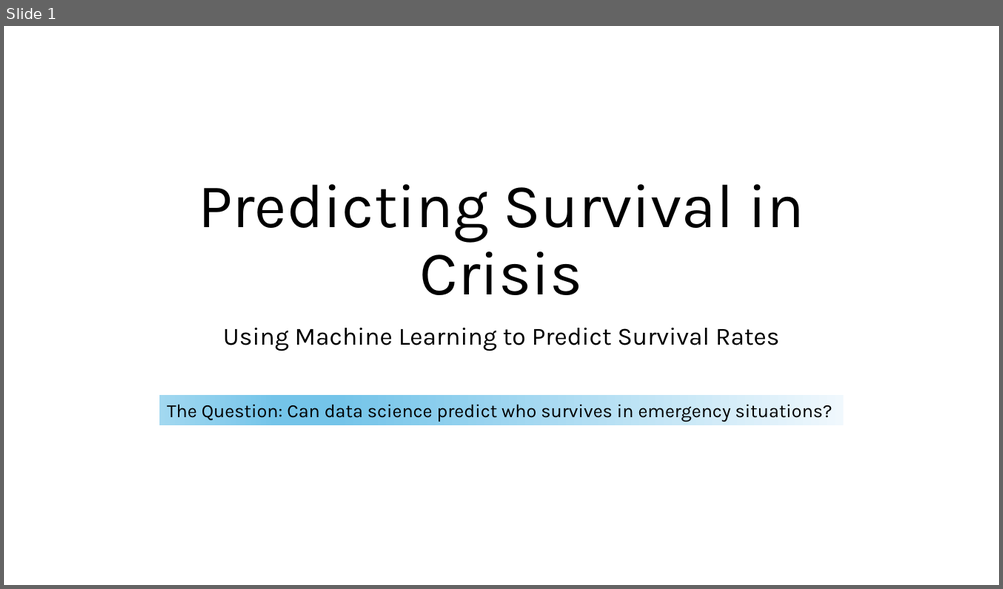
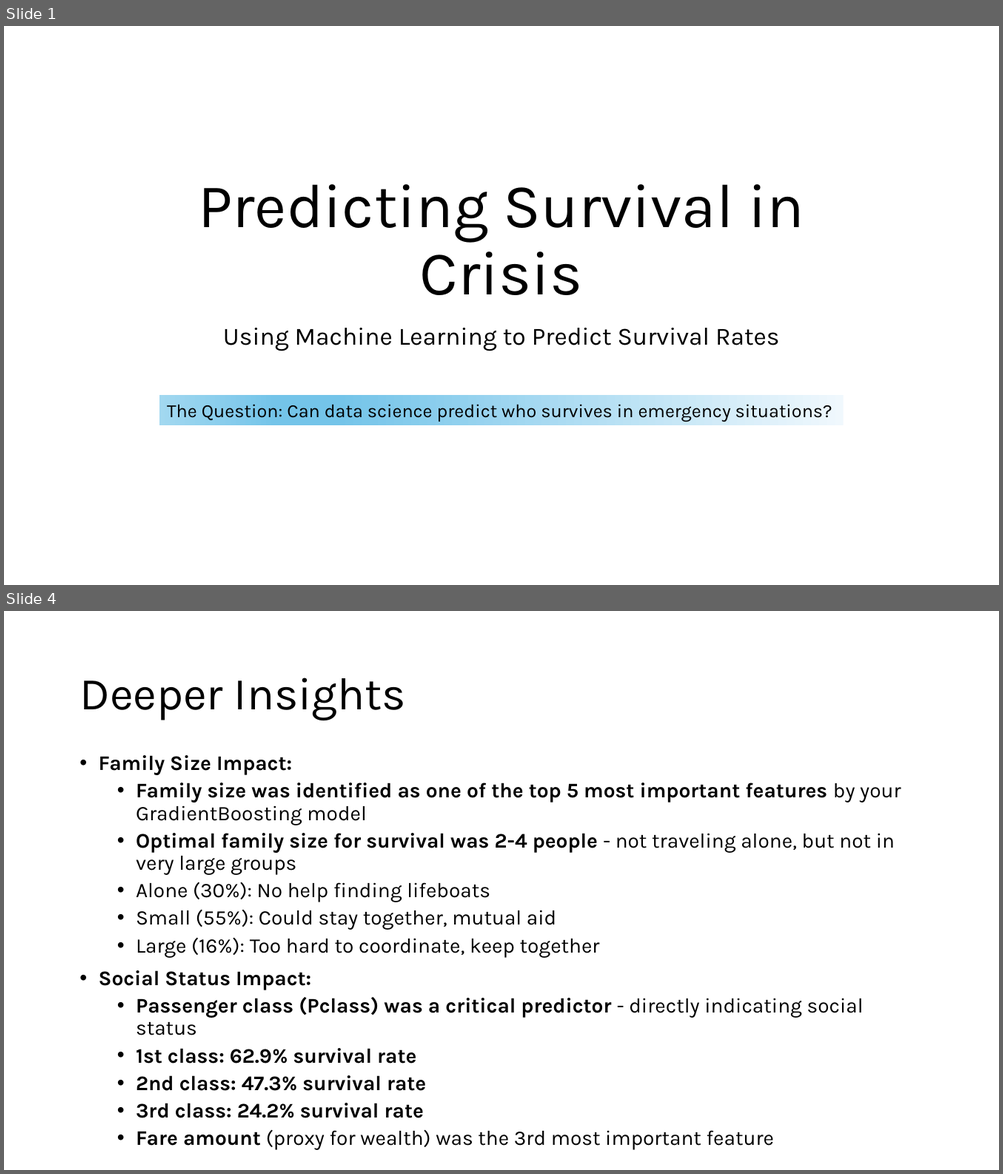
Before and after one commit to angelacyu/titanic-kaggle-challenge, a slide deck: Predicting Survival- Machine Learning Insights from the Titanic Disaster.pptx. Shown one above the other, each under a label of ours: slide 1 before the commit, slides 1 and 4 after it; the slides between them are not shown. The pictures are 1003x589 and 1003x1174 pixels, drawn with LibreOffice and Linux fonts; fonts in the diff are those of the drawing. Boxes give left, top, right and bottom in pixels: in the first picture for what was removed or moved away, otherwise in the second. Text is boxed around its words. In the diff, an @@ line names an element or a change of style, - is before the commit and + after.

```diff
--- a/Predicting Survival- Machine Learning Insights from the Titanic Disaster.pptx
+++ b/Predicting Survival- Machine Learning Insights from the Titanic Disaster.pptx
@@ slide 4 added at (x1=4, y1=611, x2=999, y2=1170), background #FFFFFF @@
@@ title added at (x1=79, y1=678, x2=406, y2=721), 44 pt, text #000000 @@
+Deeper Insights
@@ text added at (x1=99, y1=755, x2=900, y2=1150), 20 pt, text #000000, bold @@
+• Family Size Impact:
+  • Family size was identified as one of the top 5 most important features by your GradientBoosting model
+  • Optimal family size for survival was 2-4 people - not traveling alone, but not in very large groups
+  • Alone (30%): No help finding lifeboats
+  • Small (55%): Could stay together, mutual aid
+  • Large (16%): Too hard to coordinate, keep together
+• Social Status Impact:
+  • Passenger class (Pclass) was a critical predictor - directly indicating social status
+  • 1st class: 62.9% survival rate
+  • 2nd class: 47.3% survival rate
+  • 3rd class: 24.2% survival rate
+  • Fare amount (proxy for wealth) was the 3rd most important feature
```
Also in this commit, not shown: 4 slides changed, 4 other files.
